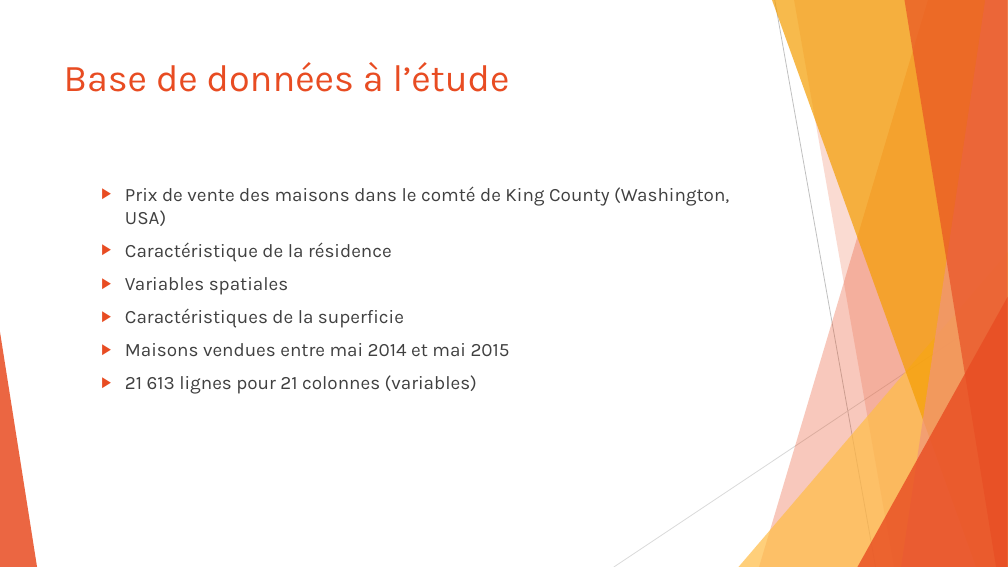
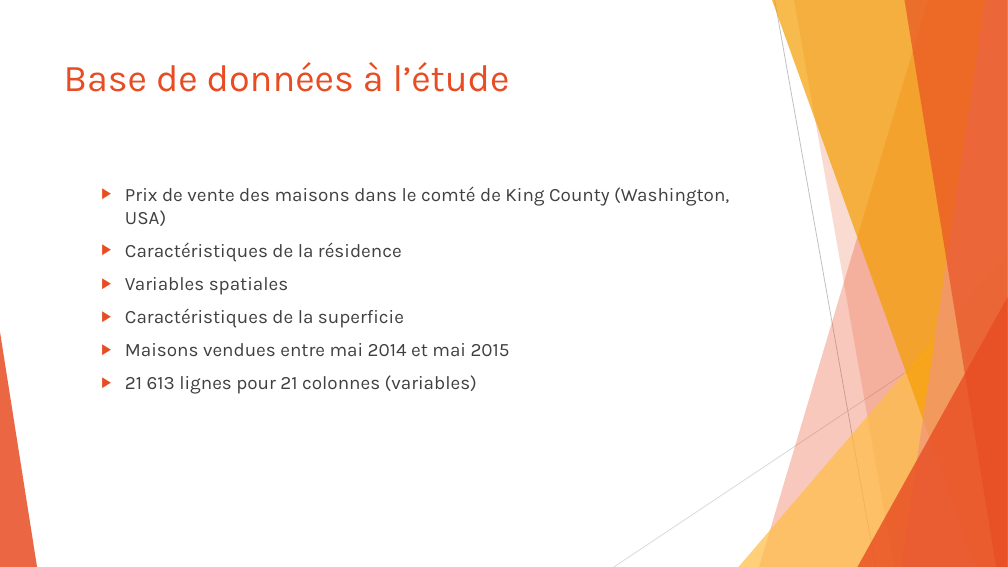
Before and after one commit to SamuelProvencher/TP-Apprentissage, a slide deck: slide 5 of PP.pptx. Drawn at 1008x567 pixels with LibreOffice and Linux fonts; fonts in the diff are those of the drawing. Boxes give left, top, right and bottom in pixels: in the first picture for what was removed or moved away, otherwise in the second. Text is boxed around its words. In the diff, an @@ line names an element or a change of style, - is before the commit and + after.

```diff
--- a/PP.pptx
+++ b/PP.pptx
@@ text at [125,242,402,262]: text changed @@
-  ▶ Caractéristique de la résidence
+  ▶ Caractéristiques de la résidence
```
Also in this commit, not shown: 4 other slides changed.
